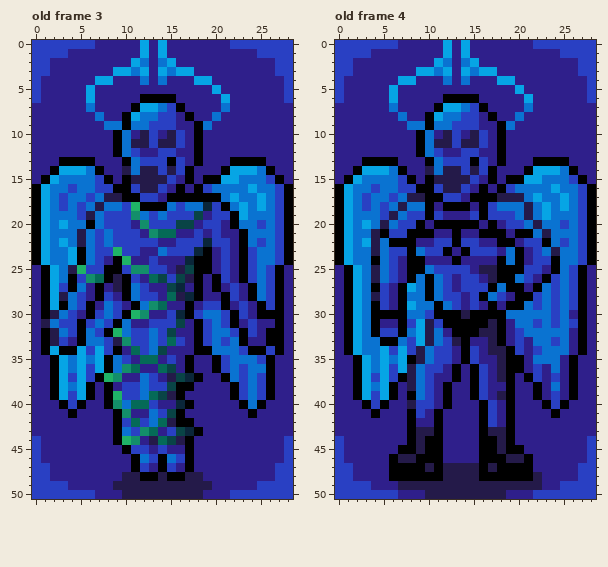
Pixel-art file: Succubus/Sprites/HeavenOpponents.aseprite. This is how it looked before the edit.
29x51 pixels, 9 frames. Shown: old frame 3, old frame 4. The commit also changed other frames, which this record leaves out.
New version:
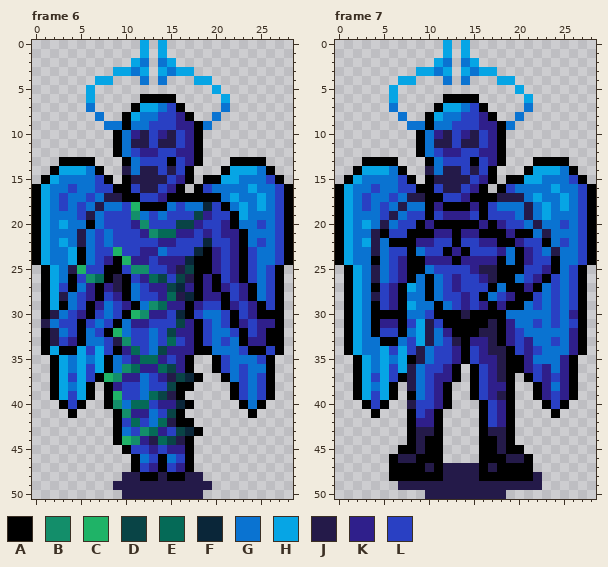
Palette (. is transparent): A #000000  B #138e6a  C #1fb367  D #094446  E #056a57  F #0a2639  G #0a73d1  H #06a5e5  J #241a49  K #2f1f8b  L #2940c3
A new or re-ordered frame is compared with the old frame closest to it.
Message: Heaven opponents assets (HARAMBE MAGLE)
Difference:
layer "Background" now hidden
frames re-ordered
Changed rows in their new state; - is an unchanged pixel.
Frame 6 against old frame 3:
first column x 0:
 0 ............-.-..............
 1 ............-.-..............
 2 ...........--.--.............
 3 .........----.----...........
 4 .......--...-.-...--.........
 5 ......-.............-........
 6 ......-.....----.....-.......
 7 ......-....------....-.......
 8 .......-..--------..-........
 9 ........------------.........
10 .........----------..........
11 .........----------..........
12 .........----------..........
13 ...----...---------...----...
14 ..------..--------...------..
15 .--------.--------.---------.
16 -----------------.-----------
first column x 0:
25 .---------------------------.
26 .---------------------------.
27 .---------------------------.
28 .---------------------------.
29 .---------------------------.
30 .---------------------------.
31 .---------------------------.
32 .---------------------------.
33 .---------------------------.
34 .---------------------------.
35 ..----------------..-------..
36 ..----------------..-------..
37 ..-----------------..------..
38 ..-----.----------....-----..
39 ..-----.---------.....-----..
40 ...---..----------.....---...
41 ....-....--------.......-....
42 .........---------...........
43 .........----------..........
44 .........---------...........
45 ..........--------...........
46 ...........-------...........
47 ...........-------...........
48 ..........---------..........
49 .........-----------.........
50 ..........---------..........
Frame 7 against old frame 4:
first column x 0:
 0 ............-.-..............
 1 ............-.-..............
 2 ...........--.--.............
 3 .........----.----...........
 4 .......--...-.-...--.........
 5 ......-.............-........
 6 ......-.....----.....-.......
 7 ......-....------....-.......
 8 .......-..--------..-........
 9 ........------------.........
10 .........----------..........
11 .........----------..........
12 .........----------..........
13 ...----...---------...----...
14 ..------..--------...------..
15 .--------.--------.---------.
16 -----------------.-----------
first column x 0:
25 .---------------------------.
26 .---------------------------.
27 .---------------------------.
28 .---------------------------.
29 .---------------------------.
30 .---------------------------.
31 .---------------------------.
32 .---------------------------.
33 .---------------------------.
34 .---------------------------.
35 ..-------------------------..
36 ..------------.------------..
37 ..------------.-----.------..
38 ..-----.-----..-----..-----..
39 ..-----.-----..-----..-----..
40 ...---..-----...----...---...
41 ....-...----....----....-....
42 ........----....----.........
43 ........----....----.........
44 ........----....----.........
45 .......-----....-----........
46 ......------....------.......
47 ......----------------.......
48 ......-----------------......
49 .......----------------......
50 ..........---------..........
Boxes around the changes in both pictures, in picture pixels (x1, y1, x2, y2):
erased: (32, 40, 293, 193)
erased: (32, 265, 131, 499)
erased: (185, 265, 293, 499)
erased: (335, 40, 596, 193)
erased: (335, 265, 596, 499)
